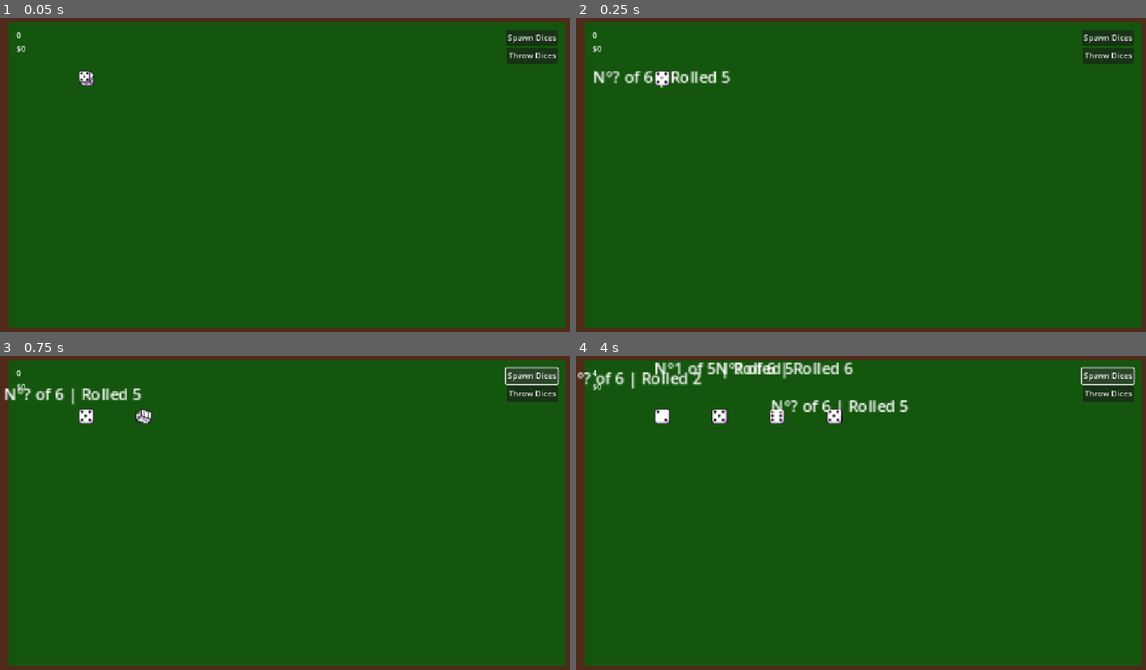
Above: before the commit, frames 1-4 (two rows, left to right).
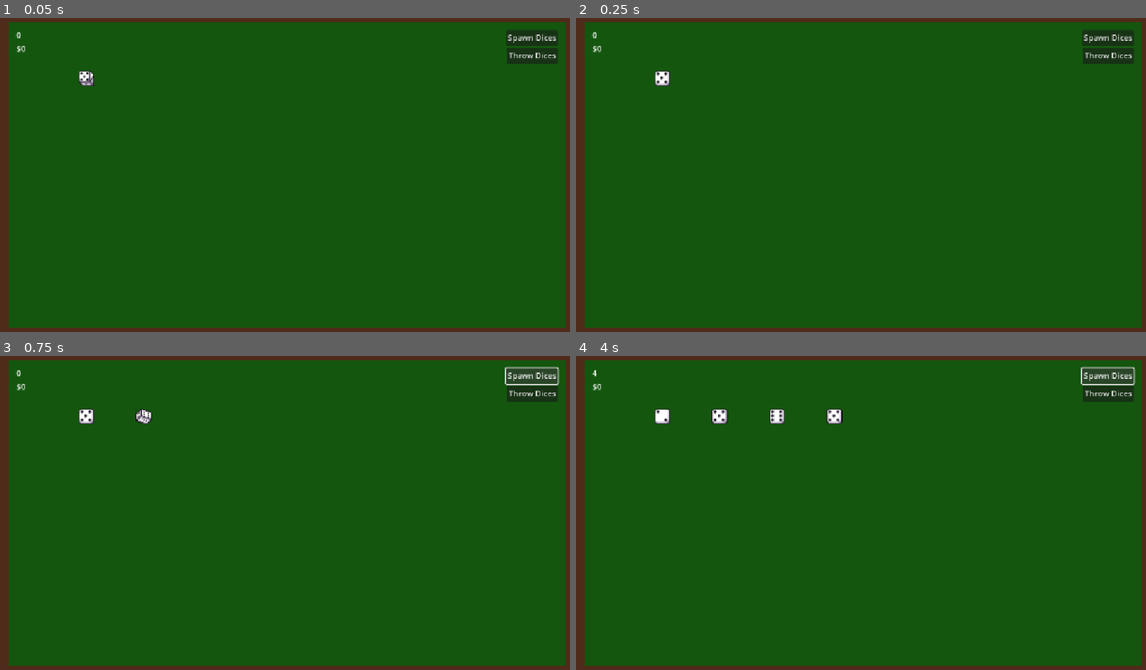
Above: after the commit, the same moments.

Repository: adufou/voie-romaine
Game: Godot game, scene res://main.tscn
The game is run twice, just before and just after one commit, with the same random seed, the same clock (stepped at 60 frames per second) and the same inputs.
Inputs:
- Up to frame 1 (0.05 s): no input
- Up to frame 2 (0.25 s): no input
- Up to frame 3 (0.75 s): click "Spawn Dices" at 0.5 s
- Up to frame 4 (4 s): click "Throw Dices" at 1.25 s; click "Spawn Dices" at 2 s; click "Throw Dices" at 2.75 s; click "Spawn Dices" at 3.5 s

Frame 1 is identical in both runs. In frame 2, 0.5% of the frame differs, in the area x 3-28%, y 16-23%; in frame 3, 0.5%; in frame 4, 2.0%, in the area x 0-59%, y 2-18%.

Commit message:
feat: better pop up messages

Diff:
--- a/scenes/dice.gd
+++ b/scenes/dice.gd
@@ -37,9 +37,8 @@
 	%AnimatedSprite2D.frame = value - 1
 
 	var throw_number = "?" if (goal == 6 and tries == -1) else str(goal - tries + 1)
-	# print("N°", throw_number, " of ", goal, " | Rolled ", value)
 
-	pop_up_message("N°" + str(throw_number) + " of " + str(goal) + " | Rolled " + str(value))
+	# pop_up_message("N°" + str(throw_number) + " of " + str(goal) + " | Rolled " + str(value))
 
 	throw_resolve()
 
@@ -60,7 +59,7 @@
 		if (goal == 1 and value == 6): # Super beugnette
 			goal = 6
 			tries = -1
-			print("Super beugnette...")
+			pop_up_message("Super beugnette...")
 
 		elif (tries > 1):
 			tries -= 1
@@ -68,7 +67,7 @@
 		elif (tries == 1):
 			if (value == goal + 1): # Beugnette
 				tries = goal
-				print("Beugnette !")
+				pop_up_message("Beugnette !")
 				return
 
 			throw_lose()
@@ -92,21 +91,19 @@
 	on_throw_win()
 
 func win():
-	print("WIN")
+	pop_up_message("WIN")
 	Services.cash.add_cash(gold_reward)
 	reset()
 
 func lose():
-	print("LOSE")
+	pop_up_message("LOSE")
 	Services.dices.remove_dice(self)
 	queue_free()
 
 func on_throw_lose():
 	pass
-	# print("THROW LOSE")
 
 func on_throw_win():
-	# print("THROW WIN")
 	add_gold_reward(goal)
 	Services.score.pass_goal(goal)
 
@@ -117,8 +114,9 @@
 func pop_up_message(message: String):
 	var pop_up_message: PopUpMessage = pop_up_message_scene.instantiate()
 	pop_up_message.init_message(message)
+	pop_up_message.position = position
 
-	add_child(pop_up_message)
+	add_sibling(pop_up_message)
 
 func _on_throw_info_timer_timeout() -> void:
 	%ThrowInfo.text = ""
